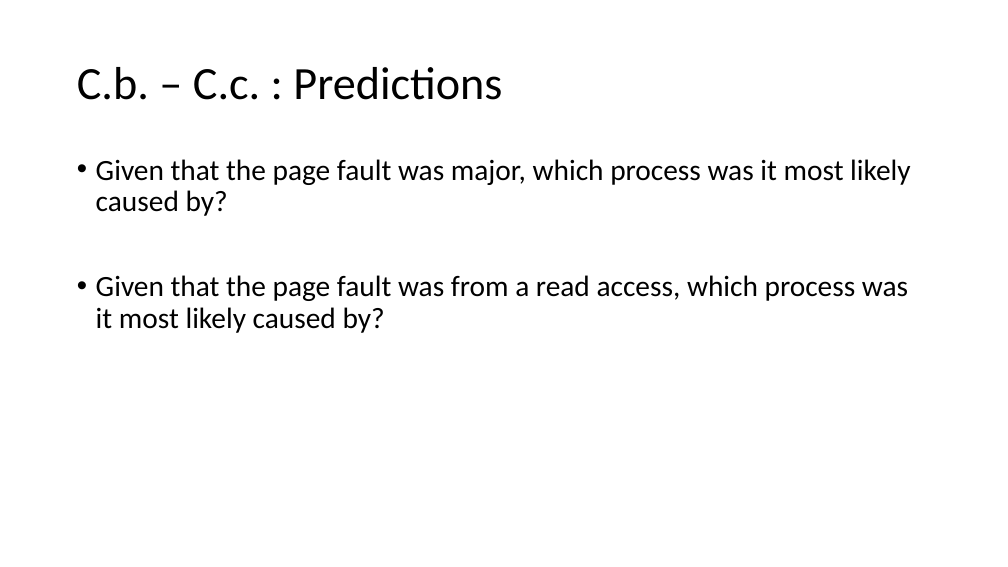
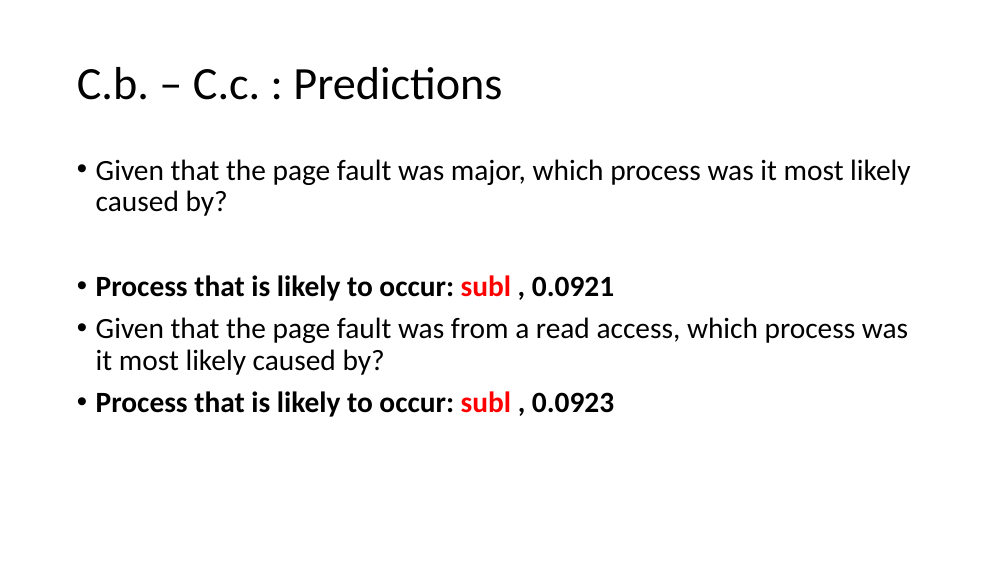
Before and after one commit to gowthamkuntumalla/ECE498_DataScienceAnalytics_HW, a slide deck: slide 8 of HW1/HW1_template.pptx. Drawn at 1008x567 pixels with LibreOffice and Linux fonts; fonts in the diff are those of the drawing. Boxes give left, top, right and bottom in pixels: in the first picture for what was removed or moved away, otherwise in the second. Text is boxed around its words. In the diff, an @@ line names an element or a change of style, - is before the commit and + after.

```diff
--- a/HW1/HW1_template.pptx
+++ b/HW1/HW1_template.pptx
@@ text at bbox=[96, 275, 614, 301]: paragraph added @@
+• Process that is likely to occur: subl , 0.0921
@@ text at bbox=[96, 391, 614, 417]: paragraph added @@
+• Process that is likely to occur: subl , 0.0923
```
Also in this commit, not shown: 7 other slides changed, 1 slide added, 1 slide removed, 4 other files.
